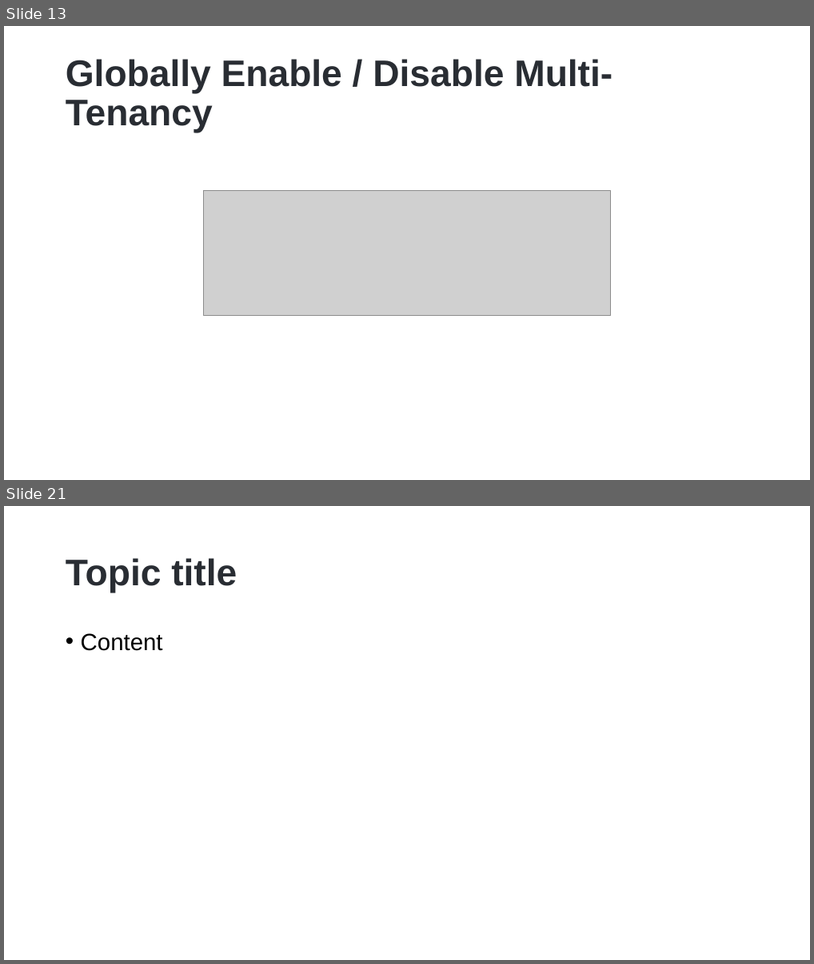
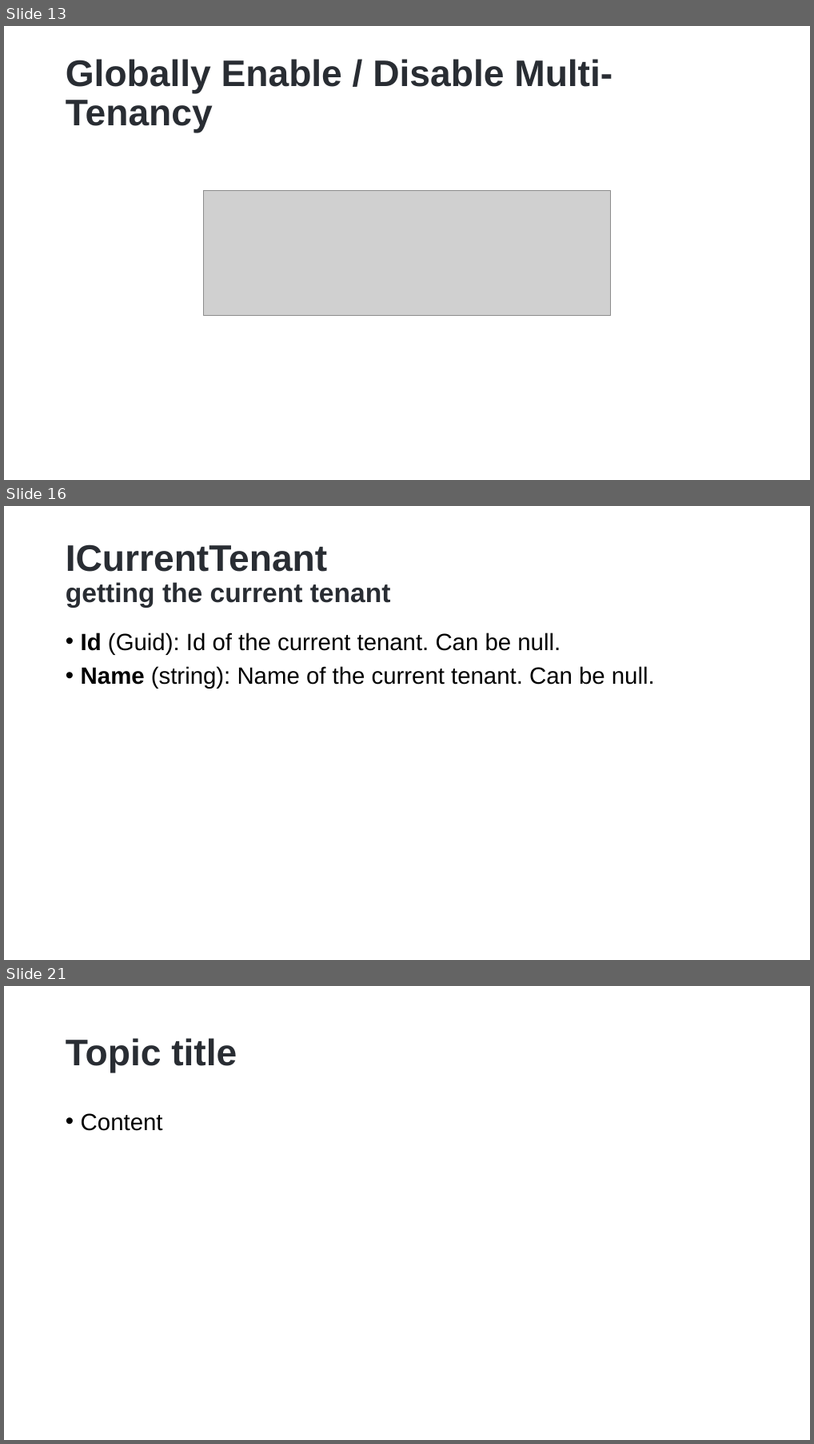
Before and after one commit to hikalkan/presentations, a slide deck: 2023-01-17 Dotnet Foundation Summit 2023/ABP Multi-Tenancy.pptx. Shown one above the other, each under a label of ours: slides 13 and 21 before the commit, slides 13, 16 and 21 after it; the slides between them are not shown. The pictures are 814x964 and 814x1444 pixels, drawn with LibreOffice and Linux fonts; fonts in the diff are those of the drawing; grey boxes stand for pictures; background and template pictures are left out. Boxes give left, top, right and bottom in pixels: in the first picture for what was removed or moved away, otherwise in the second. Text is boxed around its words. In the diff, an @@ line names an element or a change of style, - is before the commit and + after.

```diff
--- a/2023-01-17 Dotnet Foundation Summit 2023/ABP Multi-Tenancy.pptx
+++ b/2023-01-17 Dotnet Foundation Summit 2023/ABP Multi-Tenancy.pptx
@@ slide 16 added at (4, 506, 810, 960), background picture (left out) @@
@@ title added at (66, 544, 391, 608), 32 pt, text #292D33, bold @@
+ICurrentTenant
+getting the current tenant
@@ text added at (81, 632, 655, 688), 28 pt, text #000000 @@
+• Id (Guid): Id of the current tenant. Can be null.
+• Name (string): Name of the current tenant. Can be null.
```
Also in this commit, not shown: 1 slide changed, 5 other slides added, 6 slides removed, 1 other file.
